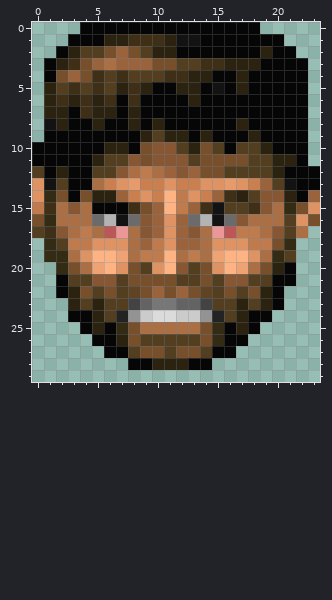
Pixel-art sprite: graphics/stfkill0.png. The first picture shows the starting point.
The file is 24x30 pixels.
Now the later version:
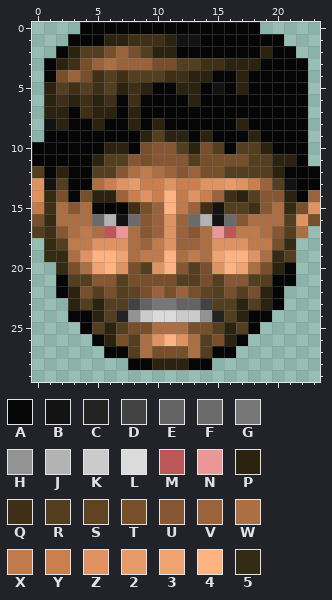
Palette (. is transparent): A #060606  B #131313  C #232323  D #434343  E #636363  F #6b6b6b  G #777777  H #939393  J #b3b3b3  K #cbcbcb  L #dbdbdb  M #bb5757  N #eb9797  P #2b230f  Q #3f2f17  R #533f1f  S #5f4323  T #774f2b  U #875733  V #9b633b  W #ab6f43  X #bf7b4b  Y #cb7f4f  Z #df9363  2 #e79b6b  3 #efa373  4 #ffb383  5 #332b13
From old to new:
y 25: x 5..7 PA5 -> RPR; x 9 W -> T; x 13 W -> T; x 15..17 5AP -> RPR
y 26: x 6..16 APTRRRRRT5A -> PTRWZ4ZWRTP
y 27: x 9 T -> W; x 11 R -> T; x 13 T -> W
